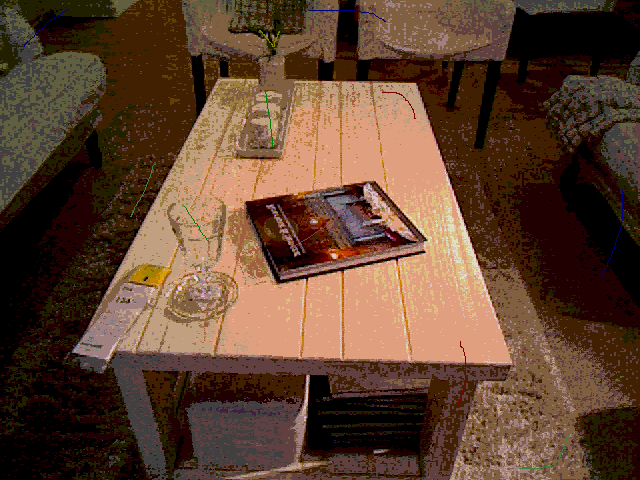
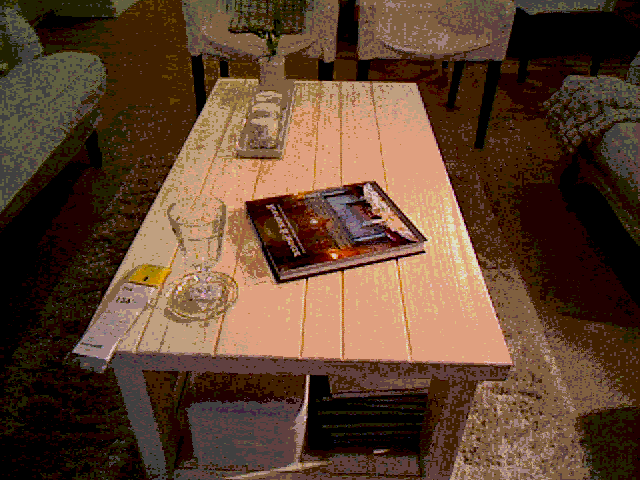
Comparing the layer stacks of the two 640px x 480px images. Changes:
removed layer "Layer #1" over [24,9,623,469]
